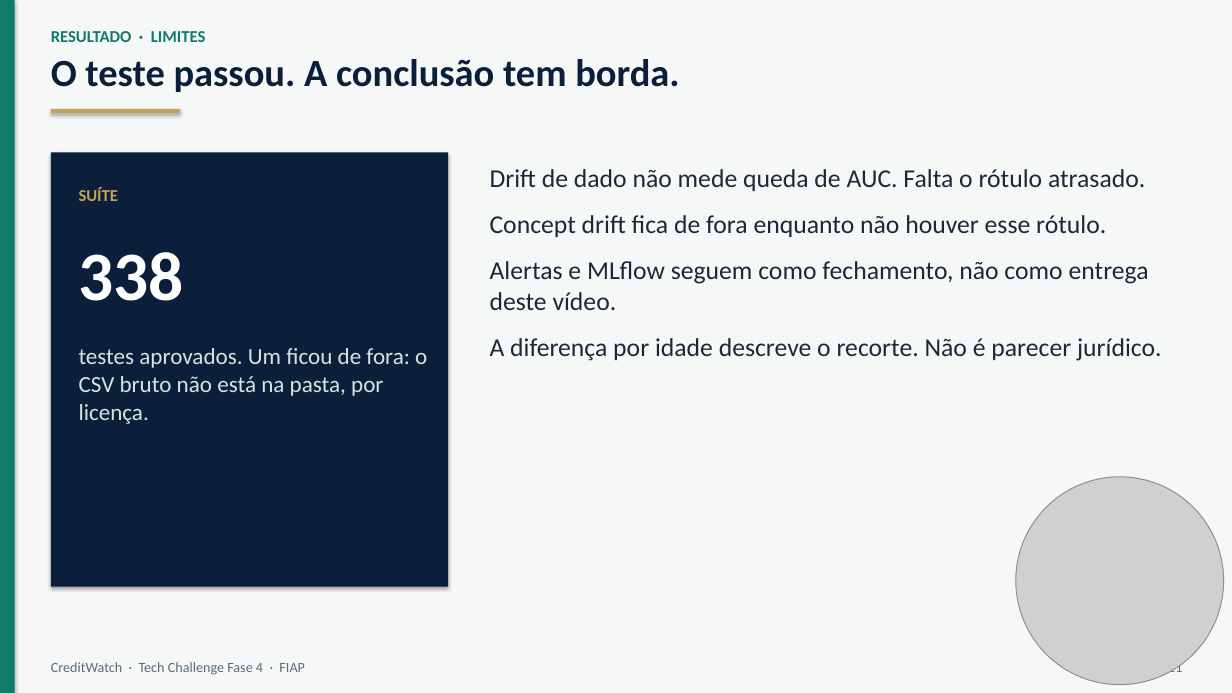
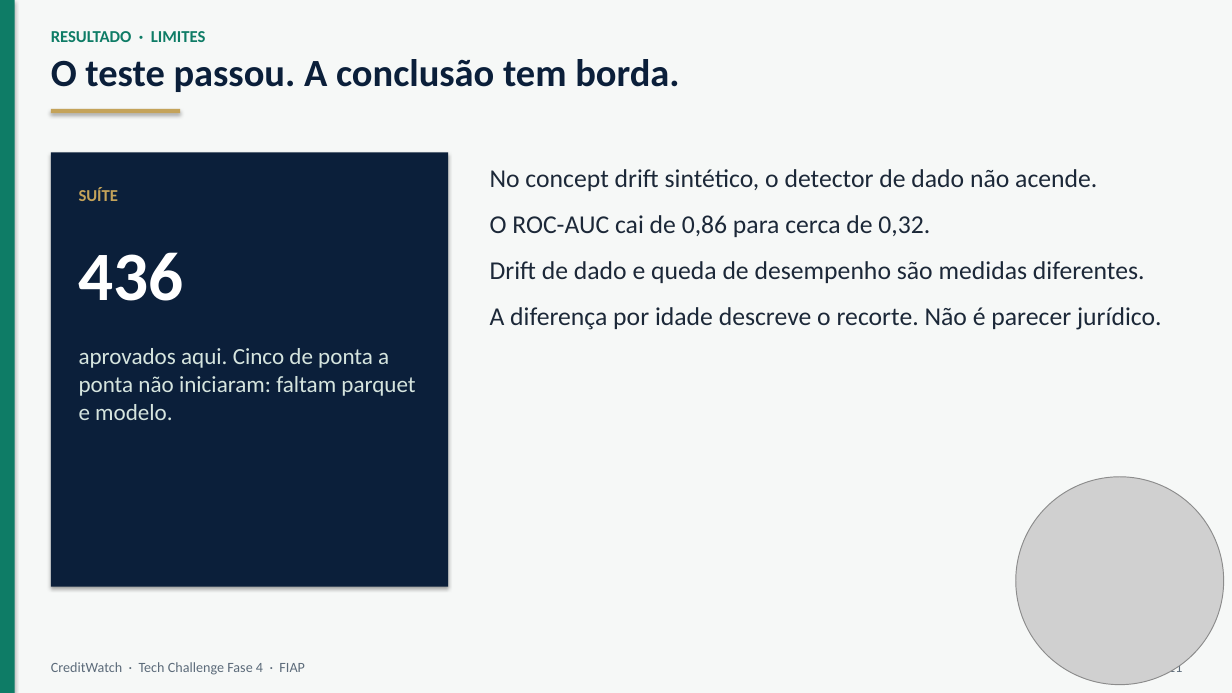
Before and after one commit to NicolasRM370990/credit-scoring-observability, a slide deck: slide 10 of docs/video/creditwatch_apresentacao.pptx. Drawn at 1232x693 pixels with LibreOffice and Linux fonts; fonts in the diff are those of the drawing; grey boxes stand for pictures. Boxes give left, top, right and bottom in pixels: in the first picture for what was removed or moved away, otherwise in the second. Text is boxed around its words. In the diff, an @@ line names an element or a change of style, - is before the commit and + after.

Commit message:
docs(video): atualiza roteiro STAR, apresentação PPT e vídeo

```diff
--- a/docs/video/creditwatch_apresentacao.pptx
+++ b/docs/video/creditwatch_apresentacao.pptx
@@ text at (x1=490, y1=169, x2=1145, y2=283): text changed @@
-Drift de dado não mede queda de AUC. Falta o rótulo atrasado.
-Concept drift fica de fora enquanto não houver esse rótulo.
-Alertas e MLflow seguem como fechamento, não como entrega deste vídeo.
+No concept drift sintético, o detector de dado não acende.
+O ROC-AUC cai de 0,86 para cerca de 0,32.
+Drift de dado e queda de desempenho são medidas diferentes.
@@ text at (x1=79, y1=252, x2=184, y2=301): text changed @@
-338
+436
@@ text at (x1=79, y1=348, x2=415, y2=420): text changed @@
-testes aprovados. Um ficou de fora: o CSV bruto não está na pasta, por licença.
+aprovados aqui. Cinco de ponta a ponta não iniciaram: faltam parquet e modelo.
```
Also in this commit, not shown: 6 other slides changed, 2 other files.
